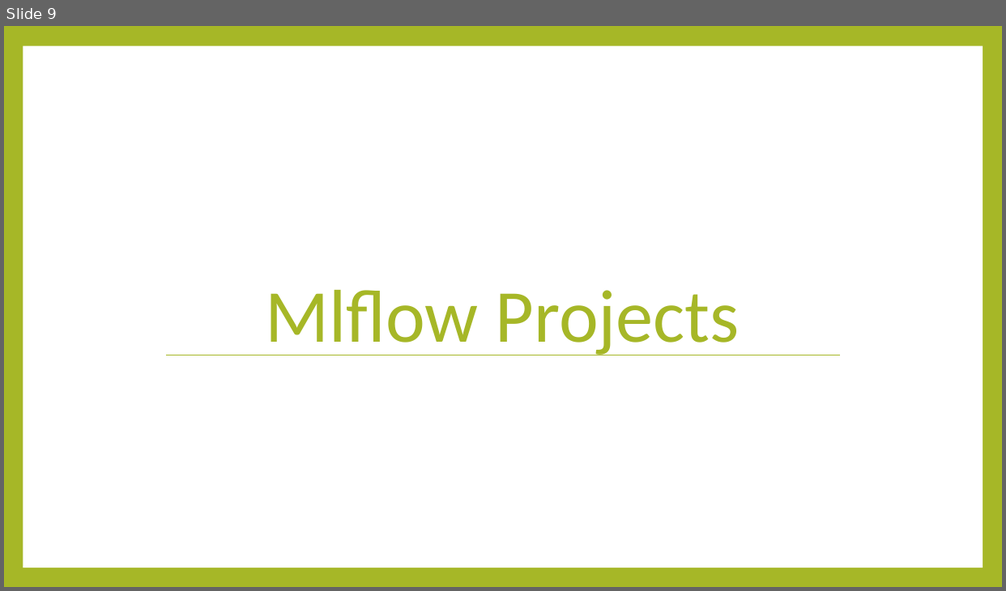
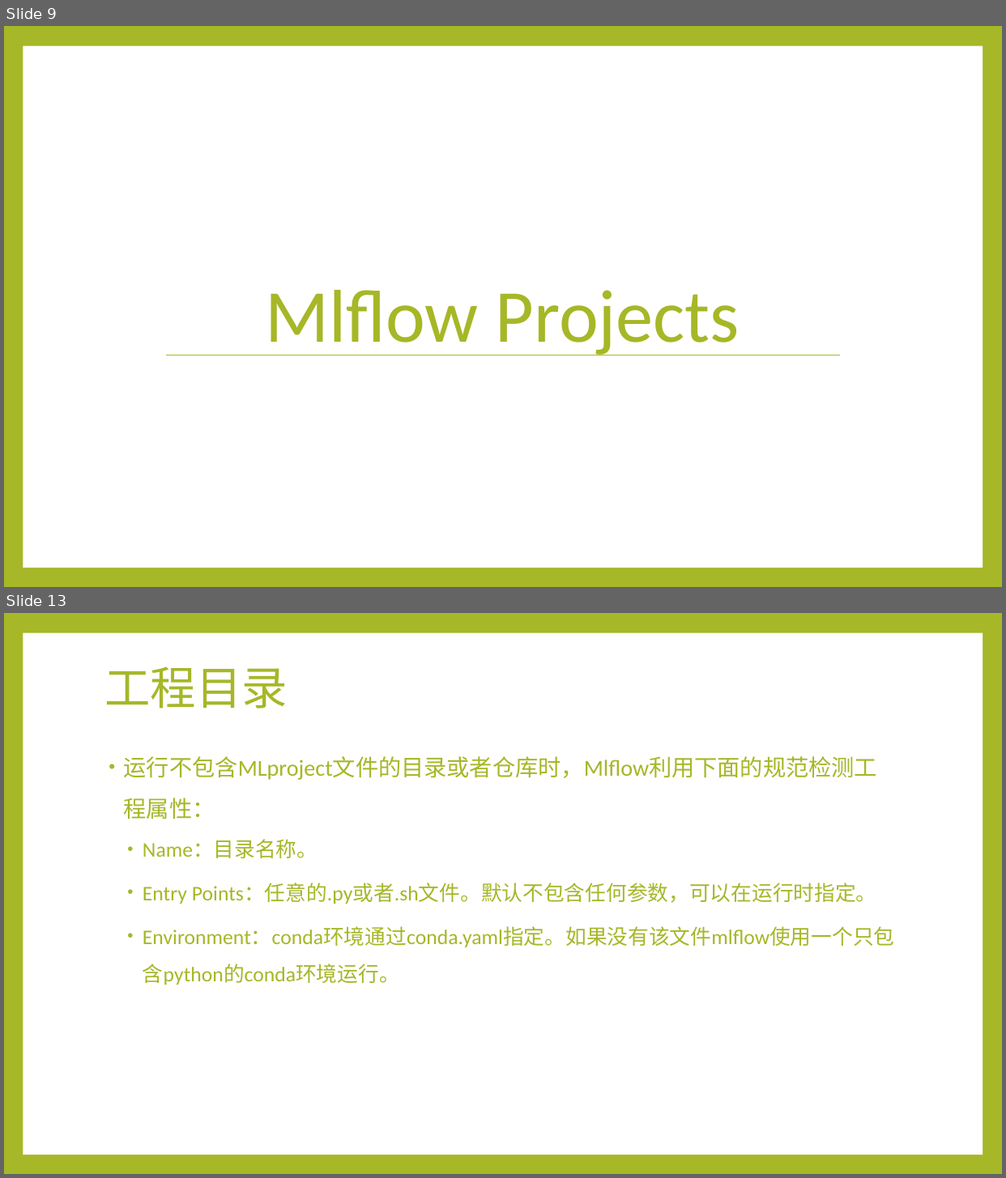
Before and after one commit to Alan-buaa/book, a slide deck: mlflow/MLflowpptx.pptx. Shown one above the other, each under a label of ours: slide 9 before the commit, slides 9 and 13 after it; the slides between them are not shown. The pictures are 1006x591 and 1006x1178 pixels, drawn with LibreOffice and Linux fonts; fonts in the diff are those of the drawing. Boxes give left, top, right and bottom in pixels: in the first picture for what was removed or moved away, otherwise in the second. Text is boxed around its words. In the diff, an @@ line names an element or a change of style, - is before the commit and + after.

```diff
--- a/mlflow/MLflowpptx.pptx
+++ b/mlflow/MLflowpptx.pptx
@@ slide 13 added at <box>4,613,1002,1174</box>, background #A6B727; not listed: 1 template element that a slide beside it also shows @@
@@ title added at <box>104,666,288,709</box>, 44 pt, text #A6B727 @@
+工程目录
@@ text added at <box>124,756,895,985</box>, 20 pt, text #A6B727 @@
+• 运行不包含MLproject文件的目录或者仓库时，Mlflow利用下面的规范检测工程属性：
+  • Name：目录名称。
+  • Entry Points：任意的.py或者.sh文件。默认不包含任何参数，可以在运行时指定。
+  • Environment：conda环境通过conda.yaml指定。如果没有该文件mlflow使用一个只包含python的conda环境运行。
```
Also in this commit, not shown: 2 slides changed, 7 other slides added.
